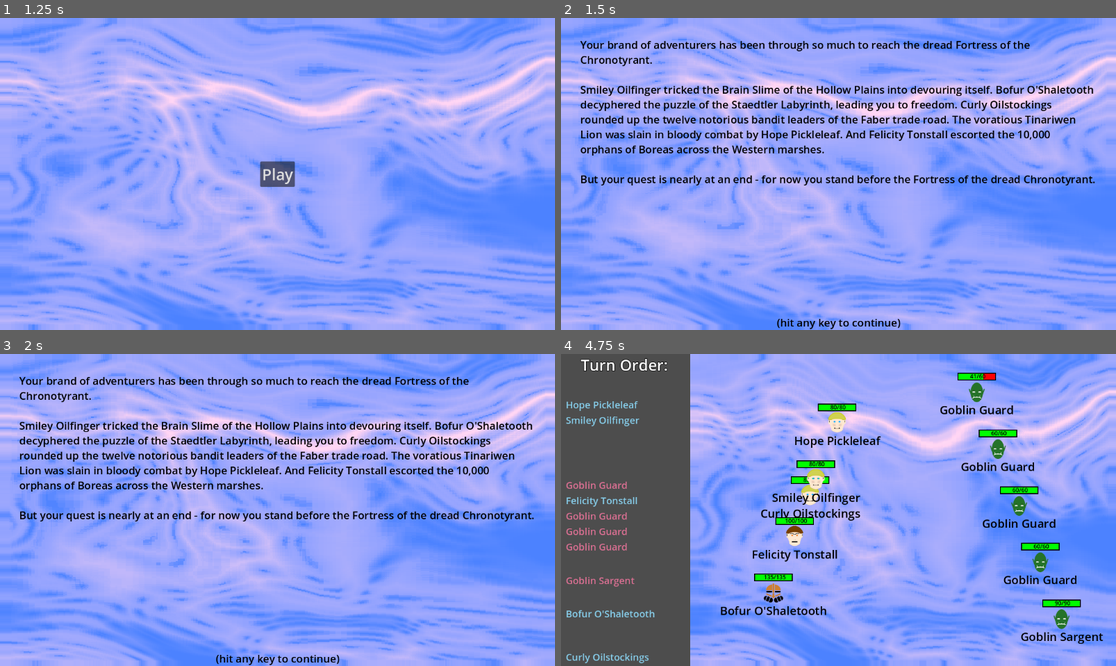
Above: before the commit, frames 1-4 (two rows, left to right).
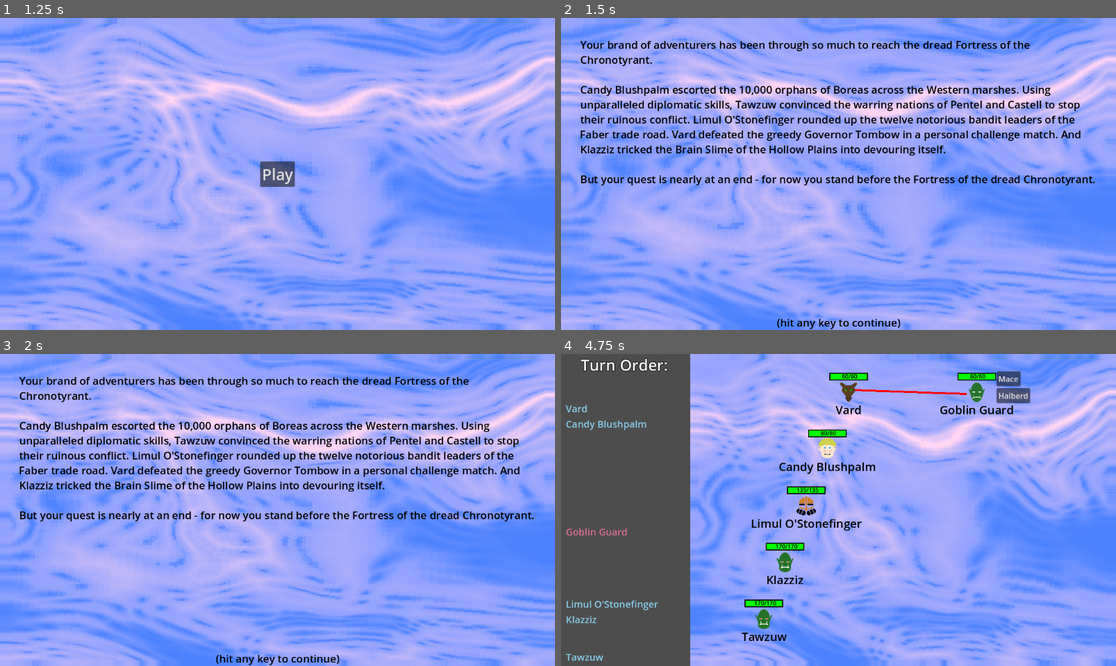
Above: after the commit, the same moments.

Repository: Habidakus/wild-jam-78-erase
Game: Godot game, scene res://Scenes/main.tscn
Two runs of this game, one before a commit and one after it. Both use one fixed random seed, a clock stepped at 60 frames per second and the inputs below. The engine's default icon, where the game draws it, is replaced by a stand-in: a white triangle on a blue panel in a dark square.
Inputs (mouse positions are in pixels of both pictures, inside the frame that each line leads up to):
- Up to frame 1 (1.25 s): tap Enter at 0.5 s; move the mouse to (399, 158) at 0.52 s; click (399, 158) at 0.67 s
- Up to frame 2 (1.5 s): click "Play" at 1.25 s
- Up to frame 3 (2 s): no input
- Up to frame 4 (4.75 s): tap Enter at 2, 3.5 s; move the mouse to (727, 525) at 2.02 s; click (727, 525) at 2.17 s; move the mouse to (894, 441) at 2.77 s; click (894, 441) at 2.92 s; move the mouse to (810, 572) at 3.52 s; click (810, 572) at 3.67 s; click (1005, 363) at 4.25 s, where only the run before the commit has a clickable "Sling"

Frame 1 is identical in both runs. In frame 2, 6.8% of the frame differs, in the area x 3-96%, y 21-45%; in frame 3, 6.8%; in frame 4, 9.1%, in the area x 0-98%, y 5-100%.

Commit message:
Added select skill advancement stage

Diff:
--- /dev/null
+++ b/Scenes/card_graphic.tscn
@@ -0,0 +1,82 @@
+[gd_scene load_steps=3 format=3 uid="uid://ue7rvsoy6ai5"]
+
+[ext_resource type="Script" path="res://Scripts/skill_graphic.gd" id="1_cxddq"]
+[ext_resource type="Texture2D" uid="uid://dxdmv7nbq4xek" path="res://Art/Species_Bugman.png" id="2_0vx3a"]
+
+[node name="CardGraphic" type="Control"]
+custom_minimum_size = Vector2(250, 0)
+layout_mode = 3
+anchors_preset = 0
+offset_right = 40.0
+offset_bottom = 40.0
+script = ExtResource("1_cxddq")
+
+[node name="Background" type="ColorRect" parent="."]
+layout_mode = 1
+anchors_preset = 15
+anchor_right = 1.0
+anchor_bottom = 1.0
+grow_horizontal = 2
+grow_vertical = 2
+color = Color(0.215902, 0.215902, 0.215902, 1)
+
+[node name="MarginContainer" type="MarginContainer" parent="."]
+layout_mode = 0
+offset_right = 40.0
+offset_bottom = 40.0
+theme_override_constants/margin_left = 15
+theme_override_constants/margin_top = 15
+theme_override_constants/margin_right = 15
+theme_override_constants/margin_bottom = 15
+
+[node name="VBoxContainer" type="VBoxContainer" parent="MarginContainer"]
+layout_mode = 2
+alignment = 1
+
+[node name="SkillName" type="Label" parent="MarginContainer/VBoxContainer"]
+layout_mode = 2
+text = "Skill Card Name"
+horizontal_alignment = 1
+
+[node name="HBoxContainer2" type="HBoxContainer" parent="MarginContainer/VBoxContainer"]
+layout_mode = 2
+alignment = 1
+
+[node name="Label" type="Label" parent="MarginContainer/VBoxContainer/HBoxContainer2"]
+layout_mode = 2
+text = "Level: "
+horizontal_alignment = 2
+
+[node name="LevelValue" type="Label" parent="MarginContainer/VBoxContainer/HBoxContainer2"]
+layout_mode = 2
+text = "1"
+
+[node name="HSeparator2" type="HSeparator" parent="MarginContainer/VBoxContainer"]
+layout_mode = 2
+
+[node name="HBoxContainer" type="HBoxContainer" parent="MarginContainer/VBoxContainer"]
+layout_mode = 2
+alignment = 1
+
+[node name="Control" type="Control" parent="MarginContainer/VBoxContainer/HBoxContainer"]
+custom_minimum_size = Vector2(64, 64)
+layout_mode = 2
+
+[node name="Sprite2D" type="Sprite2D" parent="MarginContainer/VBoxContainer/HBoxContainer/Control"]
+position = Vector2(32, 32)
+texture = ExtResource("2_0vx3a")
+
+[node name="HeroName" type="Label" parent="MarginContainer/VBoxContainer/HBoxContainer"]
+layout_mode = 2
+text = "Fred"
+
+[node name="HSeparator" type="HSeparator" parent="MarginContainer/VBoxContainer"]
+layout_mode = 2
+
+[node name="Description" type="RichTextLabel" parent="MarginContainer/VBoxContainer"]
+custom_minimum_size = Vector2(250, 350)
+layout_mode = 2
+size_flags_vertical = 3
+text = "Description:
+This hero is well adept at hiding, and can launch themselves "
+scroll_active = false
--- a/Scenes/main.tscn
+++ b/Scenes/main.tscn
@@ -10,6 +10,7 @@
 [ext_resource type="Script" path="res://Scripts/gamestate_combat.gd" id="7_pp03m"]
 [ext_resource type="Script" path="res://Scripts/gamestate_postcombat.gd" id="8_ew0y7"]
 [ext_resource type="Script" path="res://Scripts/gamestate_pathselection.gd" id="9_8hvbj"]
+[ext_resource type="PackedScene" uid="uid://ue7rvsoy6ai5" path="res://Scenes/card_graphic.tscn" id="9_i0xyt"]
 [ext_resource type="Script" path="res://Scenes/gamestate_bossbattle.gd" id="11_ytujf"]
 [ext_resource type="Texture2D" uid="uid://bw12xauevdwyr" path="res://Art/Chronotyrant.png" id="12_dih5f"]
 
@@ -220,6 +221,7 @@
 horizontal_alignment = 1
 
 [node name="Menu" type="Control" parent="OverStateMachine"]
+visible = false
 layout_mode = 3
 anchors_preset = 15
 anchor_right = 1.0
@@ -393,7 +395,60 @@
 grow_vertical = 2
 script = ExtResource("8_ew0y7")
 
+[node name="Background" type="ColorRect" parent="OverStateMachine/Game/GameStateMachine/PostCombat"]
+material = SubResource("ShaderMaterial_tll2r")
+layout_mode = 1
+anchors_preset = 15
+anchor_right = 1.0
+anchor_bottom = 1.0
+grow_horizontal = 2
+grow_vertical = 2
+size_flags_horizontal = 3
+
+[node name="MarginContainer" type="MarginContainer" parent="OverStateMachine/Game/GameStateMachine/PostCombat"]
+layout_mode = 1
+anchors_preset = 15
+anchor_right = 1.0
+anchor_bottom = 1.0
+grow_horizontal = 2
+grow_vertical = 2
+theme_override_constants/margin_left = 30
+theme_override_constants/margin_top = 30
+theme_override_constants/margin_right = 30
+theme_override_constants/margin_bottom = 30
+
+[node name="VBoxContainer" type="VBoxContainer" parent="OverStateMachine/Game/GameStateMachine/PostCombat/MarginContainer"]
+layout_mode = 2
+alignment = 1
+
+[node name="Label" type="Label" parent="OverStateMachine/Game/GameStateMachine/PostCombat/MarginContainer/VBoxContainer"]
+layout_mode = 2
+theme_override_colors/font_color = Color(0, 0, 0, 1)
+theme_override_font_sizes/font_size = 24
+text = "Please chose a skill advancement:"
+horizontal_alignment = 1
+
+[node name="Control" type="Control" parent="OverStateMachine/Game/GameStateMachine/PostCombat/MarginContainer/VBoxContainer"]
+custom_minimum_size = Vector2(0, 30)
+layout_mode = 2
+
+[node name="SkillBox" type="HBoxContainer" parent="OverStateMachine/Game/GameStateMachine/PostCombat/MarginContainer/VBoxContainer"]
+layout_mode = 2
+size_flags_vertical = 3
+theme_override_constants/separation = 140
+alignment = 1
+
+[node name="SkillA" parent="OverStateMachine/Game/GameStateMachine/PostCombat/MarginContainer/VBoxContainer/SkillBox" instance=ExtResource("9_i0xyt")]
+layout_mode = 2
+
+[node name="SkillB" parent="OverStateMachine/Game/GameStateMachine/PostCombat/MarginContainer/VBoxContainer/SkillBox" instance=ExtResource("9_i0xyt")]
+layout_mode = 2
+
+[node name="SkillC" parent="OverStateMachine/Game/GameStateMachine/PostCombat/MarginContainer/VBoxContainer/SkillBox" instance=ExtResource("9_i0xyt")]
+layout_mode = 2
+
 [node name="PathSelection" type="Control" parent="OverStateMachine/Game/GameStateMachine"]
+visible = false
 layout_mode = 3
 anchors_preset = 15
 anchor_right = 1.0
@@ -403,7 +458,6 @@
 script = ExtResource("9_8hvbj")
 
 [node name="BossBattle" type="Control" parent="OverStateMachine/Game/GameStateMachine"]
-visible = false
 layout_mode = 3
 anchors_preset = 15
 anchor_right = 1.0
--- a/Scripts/game.gd
+++ b/Scripts/game.gd
@@ -10,7 +10,7 @@
 
 # Called when the node enters the scene tree for the first time.
 func _ready() -> void:
-	rnd.seed = 41151
+	rnd.seed = 6
 	combat_state_machine_state = find_child("Combat") as SMSCombat
 	combat_state_machine_state.init(self)
 	path_state_machine_state = find_child("PathSelection") as SMSPath
@@ -58,7 +58,7 @@
 func initialize_foes() -> void:
 	print("Clearing foes")
 	foes.clear()
-	for i in range(0, 5):
+	for i in range(0, 1):
 		foes.append(UnitStats.create_foes__goblin(rnd, i == 1))
 	print("Foes count = " + str(foes.size()))
 
@@ -228,6 +228,16 @@
 		prev_time = entry[0]
 		trip_sheet.add_child(label)
 
+func get_viable_skills() -> Array[Array]: # [[unit, skill]]
+	var sort_list : Array[Array]
+	for userSkillTupple : Array in SkillStats.get_viable_skills(heroes):
+		sort_list.append([rnd.randf(), userSkillTupple[0], userSkillTupple[1]])
+	sort_list.sort_custom(func(a, b) : return a[0] < b[0])
+	var ret_val : Array[Array]
+	for i in range(0, min(3, sort_list.size())):
+		ret_val.append([sort_list[i][1], sort_list[i][2]])
+	return ret_val
+
 var battle_space_figures : Dictionary # <unit id, UnitGraphics>
 func ready_battle_space() -> void:
 	if battle_space_figures.is_empty():
@@ -320,6 +330,13 @@
 	ret_val.y *= row_height
 	return ret_val
 
+func skill_click(event : InputEvent, skill : SkillStats, unit : UnitStats) -> void:
+	if !event.is_released():
+		return
+
+	if event is InputEventMouseButton:
+		skill.add_to_unit(unit)
+		path_state_machine_state.our_state_machine.switch_state("PathSelection")
 
 func setup_game_state() -> void:
 	assert(game_state == null)
@@ -334,7 +351,7 @@
 
 var round_count : int = 0
 func run_one_turn() -> void:
-	const depth : int = 9
+	const depth : int = 6
 	if game_state == null:
 		ready_trip_sheet()
 		ready_battle_space()
@@ -406,7 +423,7 @@
 
 func initialize_path(_rnd: RandomNumberGenerator) -> void:
 	assert(game_path.is_empty())
-	const path_depth : int = 3 # 6
+	const path_depth : int = 4 # 6
 	const path_width : int = 4
 	var wiggle_range : Vector2 = Vector2(0.15 / float(path_depth + 2.0), 0.15 / float(path_width + 2.0))
 	for d : int in range(0, path_depth):
--- a/Scripts/gamestate_postcombat.gd
+++ b/Scripts/gamestate_postcombat.gd
@@ -1,9 +1,25 @@
 extends StateMachineState
 
 var game : Game = null
+var skill_a : SkillGraphic
+var skill_b : SkillGraphic
+var skill_c : SkillGraphic
+
+var callable_a_on : Callable
+var callable_a_off : Callable
+var callable_a_click : Callable
+var callable_b_on : Callable
+var callable_b_off : Callable
+var callable_b_click : Callable
+var callable_c_on : Callable
+var callable_c_off : Callable
+var callable_c_click : Callable
 
 func init(_game : Game) -> void:
 	game = _game
+	skill_a = find_child("SkillA") as SkillGraphic
+	skill_b = find_child("SkillB") as SkillGraphic
+	skill_c = find_child("SkillC") as SkillGraphic
 
 func enter_state() -> void:
 	super.enter_state()
@@ -11,5 +27,72 @@
 	game.preserve_heroes()
 	game.clean_up_game_state()
 	game.ready_battle_space()
+
+	var skill_box : HBoxContainer = find_child("SkillBox") as HBoxContainer
+	var skill_list : Array[Array] = game.get_viable_skills()
+
+	if skill_list.is_empty():
+		our_state_machine.switch_state("PathSelection")
+		return
+
+	skill_a.show()
+	skill_a.modulate = Color.WHITE
+	skill_a.init(skill_list[0][1], skill_list[0][0])
+	callable_a_on = Callable(self, "skill_hover").bind(true, skill_a)
+	callable_a_off = Callable(self, "skill_hover").bind(false, skill_a)
+	callable_a_click = Callable(game, "skill_click").bind(skill_list[0][1], skill_list[0][0])
+	skill_a.mouse_entered.connect(callable_a_on)
+	skill_a.mouse_exited.connect(callable_a_off)
+	skill_a.gui_input.connect(callable_a_click)
+
+	if skill_list.size() > 1:
+		skill_b.show()
+		skill_b.modulate = Color.WHITE
+		skill_b.init(skill_list[1][1], skill_list[1][0])
+		callable_b_on = Callable(self, "skill_hover").bind(true, skill_b)
+		callable_b_off = Callable(self, "skill_hover").bind(false, skill_b)
+		callable_b_click = Callable(game, "skill_click").bind(skill_list[1][1], skill_list[1][0])
+		skill_b.mouse_entered.connect(callable_b_on)
+		skill_b.mouse_exited.connect(callable_b_off)
+		skill_b.gui_input.connect(callable_b_click)
+	else:
+		skill_b.hide()
+
+	if skill_list.size() > 2:
+		skill_c.show()
+		skill_c.modulate = Color.WHITE
+		skill_c.init(skill_list[2][1], skill_list[2][0])
+		callable_c_on = Callable(self, "skill_hover").bind(true, skill_c)
+		callable_c_off = Callable(self, "skill_hover").bind(false, skill_c)
+		callable_c_click = Callable(game, "skill_click").bind(skill_list[2][1], skill_list[2][0])
+		skill_c.mouse_entered.connect(callable_c_on)
+		skill_c.mouse_exited.connect(callable_c_off)
+		skill_c.gui_input.connect(callable_c_click)
+	else:
+		skill_c.hide()
+
+	skill_box.force_update_transform()
+
 	#game.initialize_heroes()
-	our_state_machine.switch_state("PathSelection")
+
+func skill_hover(entered : bool, card : SkillGraphic) -> void:
+	if entered:
+		card.modulate = Color.AQUA
+	else:
+		card.modulate = Color.WHITE
+
+func exit_state(next_state: StateMachineState) -> void:
+	if skill_a.is_visible():
+		skill_a.mouse_entered.disconnect(callable_a_on)
+		skill_a.mouse_exited.disconnect(callable_a_off)
+		skill_a.gui_input.disconnect(callable_a_click)
+	if skill_b.is_visible():
+		skill_b.mouse_entered.disconnect(callable_b_on)
+		skill_b.mouse_exited.disconnect(callable_b_off)
+		skill_b.gui_input.disconnect(callable_b_click)
+	if skill_c.is_visible():
+		skill_c.mouse_entered.disconnect(callable_c_on)
+		skill_c.mouse_exited.disconnect(callable_c_off)
+		skill_c.gui_input.disconnect(callable_c_click)
+
+	super.exit_state(next_state)
--- /dev/null
+++ b/Scripts/skill_graphic.gd
@@ -0,0 +1,19 @@
+class_name SkillGraphic extends Control
+
+var margin : MarginContainer
+var background : ColorRect
+const our_scene : Resource = preload("res://Scenes/card_graphic.tscn")
+
+func init(skill : SkillStats, unit : UnitStats) -> void:
+	(find_child("SkillName") as Label).text = skill.skill_name
+	(find_child("HeroName") as Label).text = unit.unit_name
+	(find_child("LevelValue") as Label).text = str(skill.current_level)
+	(find_child("Description") as RichTextLabel).text = str(skill.generate_description())
+	(find_child("Sprite2D") as Sprite2D).texture = unit.get_texture()
+
+func _ready() -> void:
+	margin = find_child("MarginContainer") as MarginContainer
+	background = find_child("Background") as ColorRect
+
+func _process(_delta: float) -> void:
+	background.size = margin.size
--- a/Scripts/skill_stats.gd
+++ b/Scripts/skill_stats.gd
@@ -10,26 +10,94 @@
 var scope : SkillScope = SkillScope.SELF
 var skill_class : SkillClass = SkillClass.NONE
 var phase : SkillPhase = SkillPhase.NONE
+var adjust_initiative : float = 0
+var adjust_health : float = 0
+var damage : float = 0
+var shield : float = 0
+var desc : String = "???"
+
+func generate_next_level() -> SkillStats:
+	var ret_val : SkillStats = SkillStats.new()
+	ret_val.skill_name = skill_name
+	ret_val.max_level = max_level
+	ret_val.current_level = current_level + 1
+	ret_val.scope = scope
+	ret_val.skill_class = skill_class
+	ret_val.phase = phase
+	ret_val.adjust_initiative = adjust_initiative
+	ret_val.adjust_health = adjust_health
+	ret_val.damage = damage
+	ret_val.shield = shield
+	ret_val.desc = desc
+	return ret_val
+
+func set_description(d : String) -> SkillStats:
+	desc = d
+	return self
 
 static func create_skill_stealth() -> SkillStats:
-	return create("Stealth", 1, SkillPhase.PRE_COMBAT, SkillClass.ROGUE, SkillScope.SELF).mod_initiative(-20)
+	return create("Stealth", 1, SkillPhase.PRE_COMBAT, SkillClass.ROGUE, SkillScope.SELF).mod_initiative(-10).set_description("This hero attacks well before everyone else on the field.")
 static func create_skill_ambush() -> SkillStats:
-	return create("Ambush", 3, SkillPhase.PRE_COMBAT, SkillClass.ROGUE, SkillScope.ALL_HEROES).mod_initiative(-5)
+	return create("Ambush", 3, SkillPhase.PRE_COMBAT, SkillClass.ROGUE, SkillScope.ALL_HEROES).mod_initiative(-5).set_description("This hero helps the rest of the party set up an ambush, allowing them possible extra attacks at the start of combat.")
 
 static func create_skill_healing_herbs() -> SkillStats:
-	return create("Healing Herbs", 4, SkillPhase.POST_COMBAT, SkillClass.FIGHTER, SkillScope.ALL_HEROES).mod_healing(0.15)
+	return create("Healing Herbs", 4, SkillPhase.POST_COMBAT, SkillClass.FIGHTER, SkillScope.ALL_HEROES).mod_healing(0.15).set_description("This hero knows how to prepare a tea of healing herbs between combats, helping restore the health of all wounded allies.")
 static func create_skill_walk_it_off() -> SkillStats:
-	return create("Walk It Off", 3, SkillPhase.POST_COMBAT, SkillClass.FIGHTER, SkillScope.SELF).mod_healing(0.25)
+	return create("Walk It Off", 3, SkillPhase.POST_COMBAT, SkillClass.FIGHTER, SkillScope.SELF).mod_healing(0.25).set_description("This hero is a veteran of patching themselves up, and heals quickly between combats.")
 
 static func create_skill_healing_prayer() -> SkillStats:
-	return create("Healing Prayer", 2, SkillPhase.POST_COMBAT, SkillClass.HOLY, SkillScope.ALL_DEAD_HEROES).mod_healing(0.25)
+	return create("Healing Prayer", 2, SkillPhase.POST_COMBAT, SkillClass.HOLY, SkillScope.ALL_DEAD_HEROES).mod_healing(0.25).set_description("This holy hero helps restore the health of anyone who was defeated in a previous combat.")
 static func create_skill_turn_undead() -> SkillStats:
-	return create("Turn Undead", 2, SkillPhase.PRE_COMBAT, SkillClass.HOLY, SkillScope.FOE_UNDEAD).apply_damage_to_foe(0.1)
+	return create("Turn Undead", 2, SkillPhase.PRE_COMBAT, SkillClass.HOLY, SkillScope.FOE_UNDEAD).apply_damage_to_foe(0.1).set_description("This holy hero inflicts special damage on all undead before combat is joined.")
 
 static func create_skill_magic_shield() -> SkillStats:
-	return create("Magic Shield", 2, SkillPhase.PRE_COMBAT, SkillClass.MAGIC, SkillScope.SELF).mod_shield(50)
+	return create("Magic Shield", 2, SkillPhase.PRE_COMBAT, SkillClass.MAGIC, SkillScope.SELF).mod_shield(50).set_description("This magic hero is skilled in protecting themselves with a magic shield that is prepared before combat.")
 static func create_skill_group_shield() -> SkillStats:
-	return create("Group Shield", 2, SkillPhase.PRE_COMBAT, SkillClass.MAGIC, SkillScope.ALL_HEROES).mod_shield(15)
+	return create("Group Shield", 2, SkillPhase.PRE_COMBAT, SkillClass.MAGIC, SkillScope.ALL_HEROES).mod_shield(15).set_description("This magic hero casts a minor shield spell on all their allies")
+
+static var all_base_skills : Array[SkillStats] = [
+	create_skill_ambush(),
+	create_skill_group_shield(),
+	create_skill_healing_herbs(),
+	create_skill_healing_prayer(),
+	create_skill_magic_shield(),
+	create_skill_stealth(),
+	create_skill_turn_undead(),
+	create_skill_walk_it_off(),
+]
+
+func can_use(unit : UnitStats) -> bool:
+	return unit.skill_class == skill_class
+
+func at_max() -> bool:
+	return current_level == max_level
+
+static func get_viable_skills(units : Array[UnitStats]) -> Array[Array]:
+	var ret_val : Array[Array]
+	for unit : UnitStats in units:
+		for skill : SkillStats in all_base_skills:
+			var found_match : Array[SkillStats] = unit.skills.filter(func(a : SkillStats) : return a.skill_name == skill.skill_name)
+			if found_match.is_empty():
+				if skill.can_use(unit):
+					ret_val.append([unit, skill])
+			elif found_match.size() == 1:
+				if !found_match[0].at_max():
+					ret_val.append([unit, found_match[0].generate_next_level()])
+			else:
+				assert(false, "too many matches")
+	return ret_val
+
+func add_to_unit(unit : UnitStats) -> void:
+	var found_match : Array[SkillStats] = unit.skills.filter(func(a : SkillStats) : return a.skill_name == skill_name)
+	if found_match.is_empty():
+		assert(can_use(unit))
+		unit.skills.append(self)
+	elif found_match.size() == 1:
+		assert(!found_match[0].at_max())
+		found_match[0].current_level += 1
+	else:
+		assert(false, "too many matches")
+
 
 static func create(_skill_name : String, _max_level : int, _phase : SkillPhase, _class : SkillClass, _scope : SkillScope) -> SkillStats:
 	var ret_val : SkillStats = SkillStats.new()
@@ -39,3 +107,22 @@
 	ret_val.skill_class = _class
 	ret_val.scope = _scope
 	return ret_val
+
+func mod_initiative(v : float) -> SkillStats:
+	adjust_initiative += v
+	return self
+
+func mod_healing(v : float) -> SkillStats:
+	adjust_health += v
+	return self
+
+func mod_shield(v : float) -> SkillStats:
+	shield += v
+	return self
+
+func apply_damage_to_foe(v : float) -> SkillStats:
+	damage += v
+	return self
+
+func generate_description() -> String:
+	return "Description:\n\n" + desc
Not shown: 1 places in Scenes/main.tscn that only renumber resources
